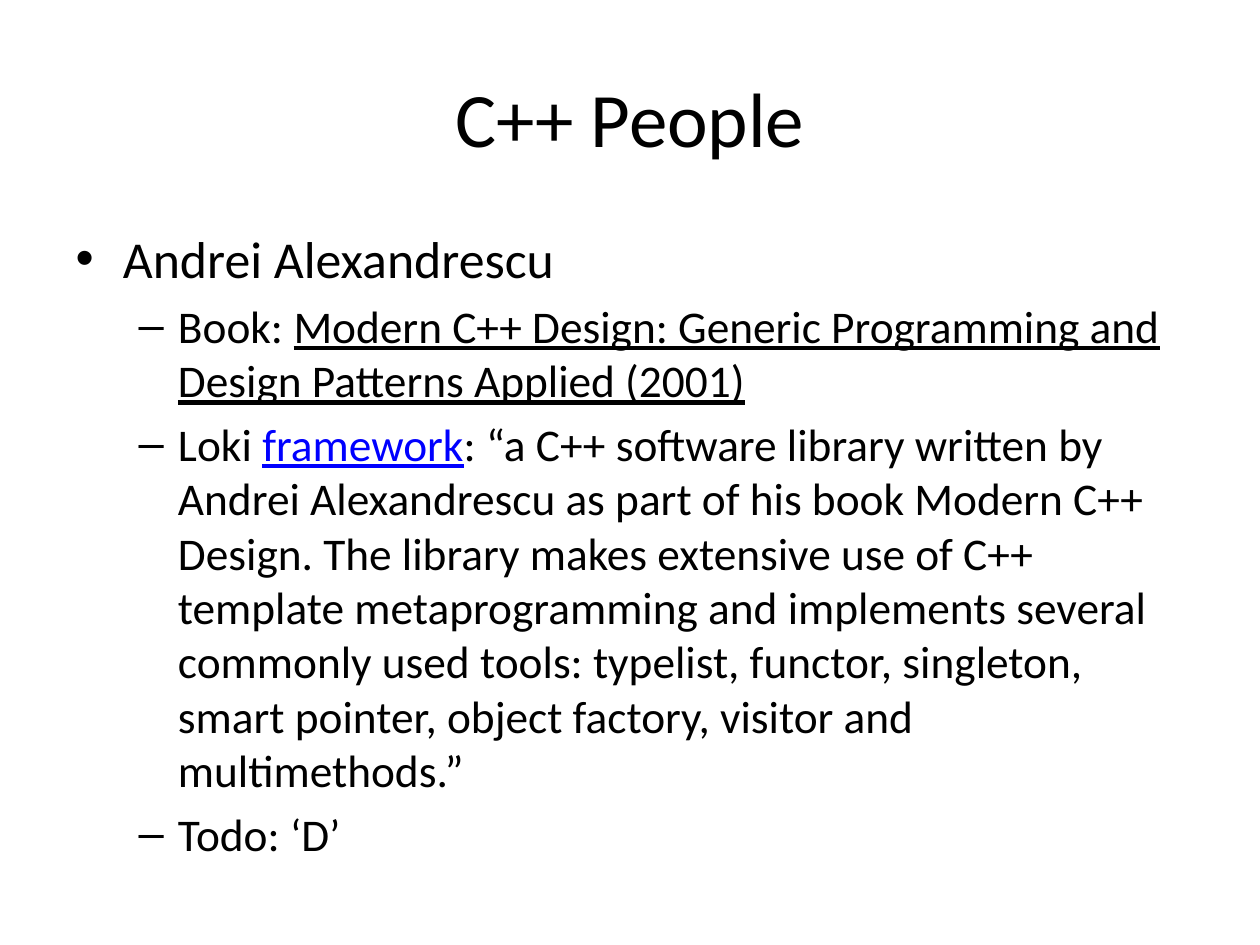
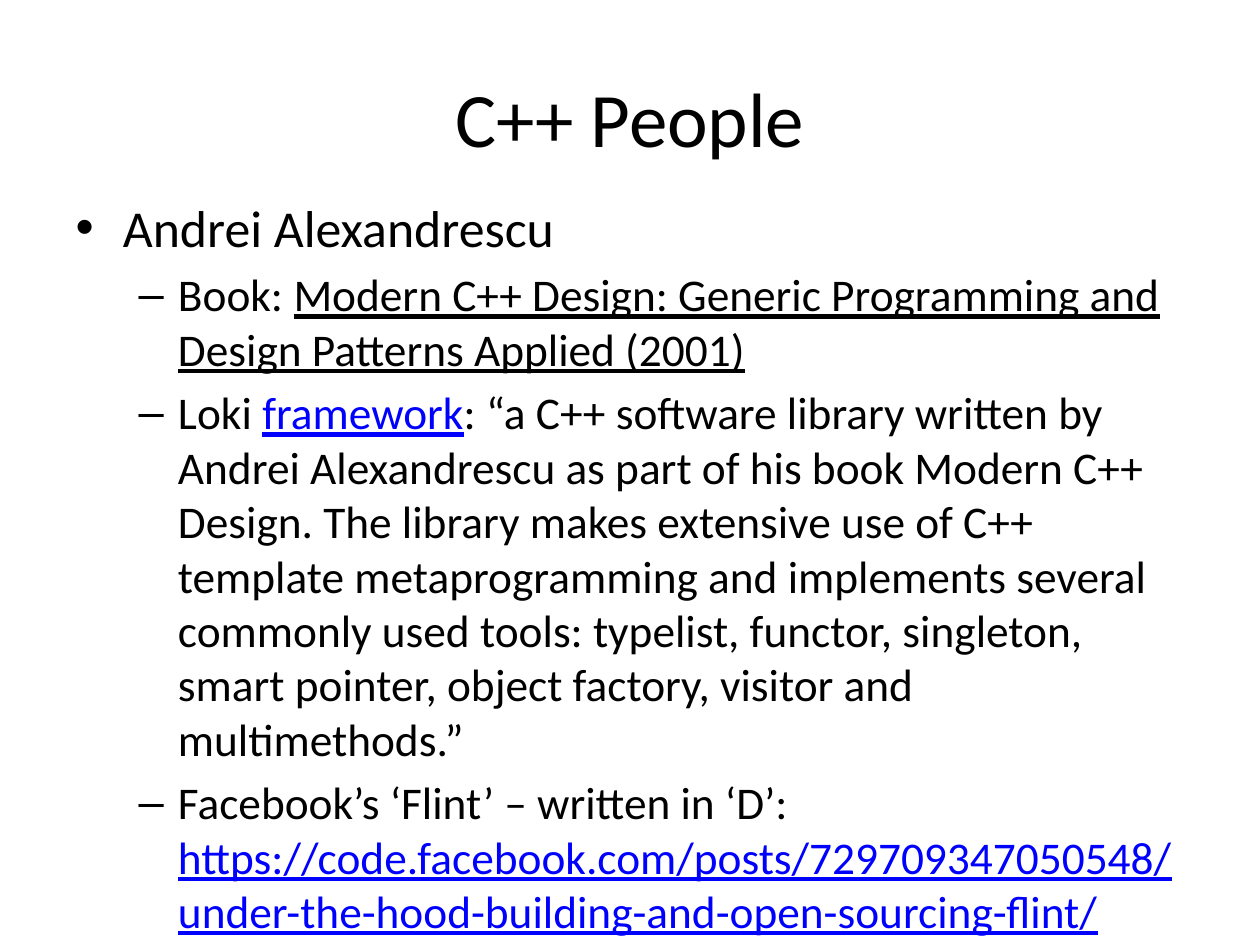
Before and after one commit to fellmad/FunWithCpp11, a slide deck: slide 9 of doc/Fun_with_C++11.pptx. Drawn at 1260x945 pixels with LibreOffice and Linux fonts; fonts in the diff are those of the drawing. Boxes give left, top, right and bottom in pixels: in the first picture for what was removed or moved away, otherwise in the second. Text is boxed around its words. In the diff, an @@ line names an element or a change of style, - is before the commit and + after.

Commit message:
pptx: 'flint' reference

```diff
--- a/doc/Fun_with_C++11.pptx
+++ b/doc/Fun_with_C++11.pptx
@@ text "Andrei Alexandrescu": place and size @@
-text "Andrei Alexandrescu" at <box>123,242,1159,852</box>
+text "Andrei Alexandrescu" at <box>123,211,1171,936</box>
@@ text at <box>178,786,1171,936</box>: text changed; text colour #000000 to #0000FF @@
-  – Todo: ‘D’
+  – Facebook’s ‘Flint’ – written in ‘D’: https://code.facebook.com/posts/729709347050548/under-the-hood-building-and-open-sourcing-flint/
```
Also in this commit, not shown: 1 other slide changed.
